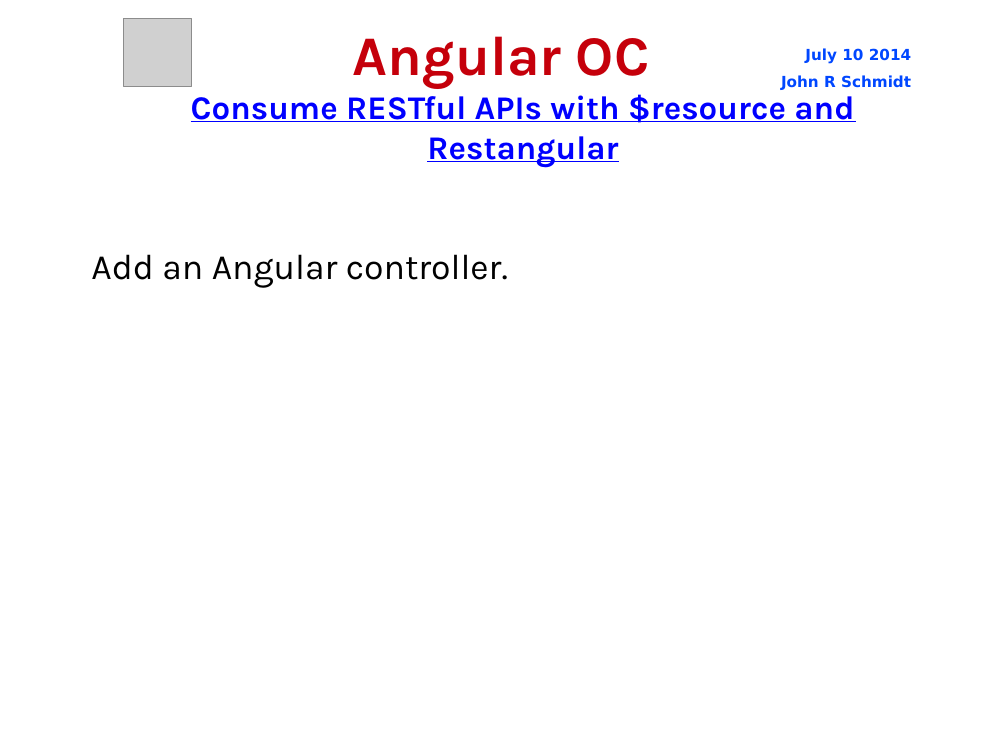
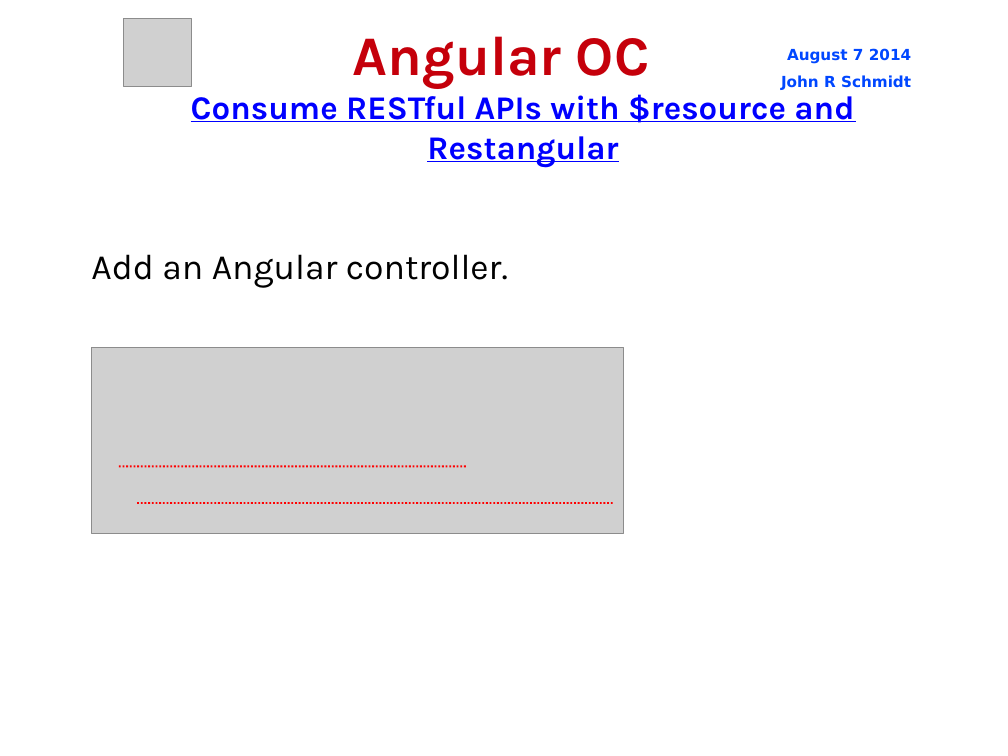
Before and after one commit to jrschmidt/fifa-angular-rest-demo, a slide deck: slide 20 of fifa.odp. Drawn at 1008x756 pixels with LibreOffice and Linux fonts; fonts in the diff are those of the drawing; grey boxes stand for pictures; background and template pictures are left out. Boxes give left, top, right and bottom in pixels: in the first picture for what was removed or moved away, otherwise in the second. Text is boxed around its words. In the diff, an @@ line names an element or a change of style, - is before the commit and + after.

Commit message:
working angular app inside a rails app

```diff
--- a/fifa.odp
+++ b/fifa.odp
@@ text at (787,48,911,64): text changed @@
-July 10 2014
+August 7 2014
@@ picture added at (91,348,624,533) @@
@@ line added from (119, 466) to (466, 466), #FF0000 1.45 pt @@
@@ line added from (137, 503) to (613, 503), #FF0000 1.45 pt @@
```
Also in this commit, not shown: 22 other slides changed, 5 slides added, 16 other files.
